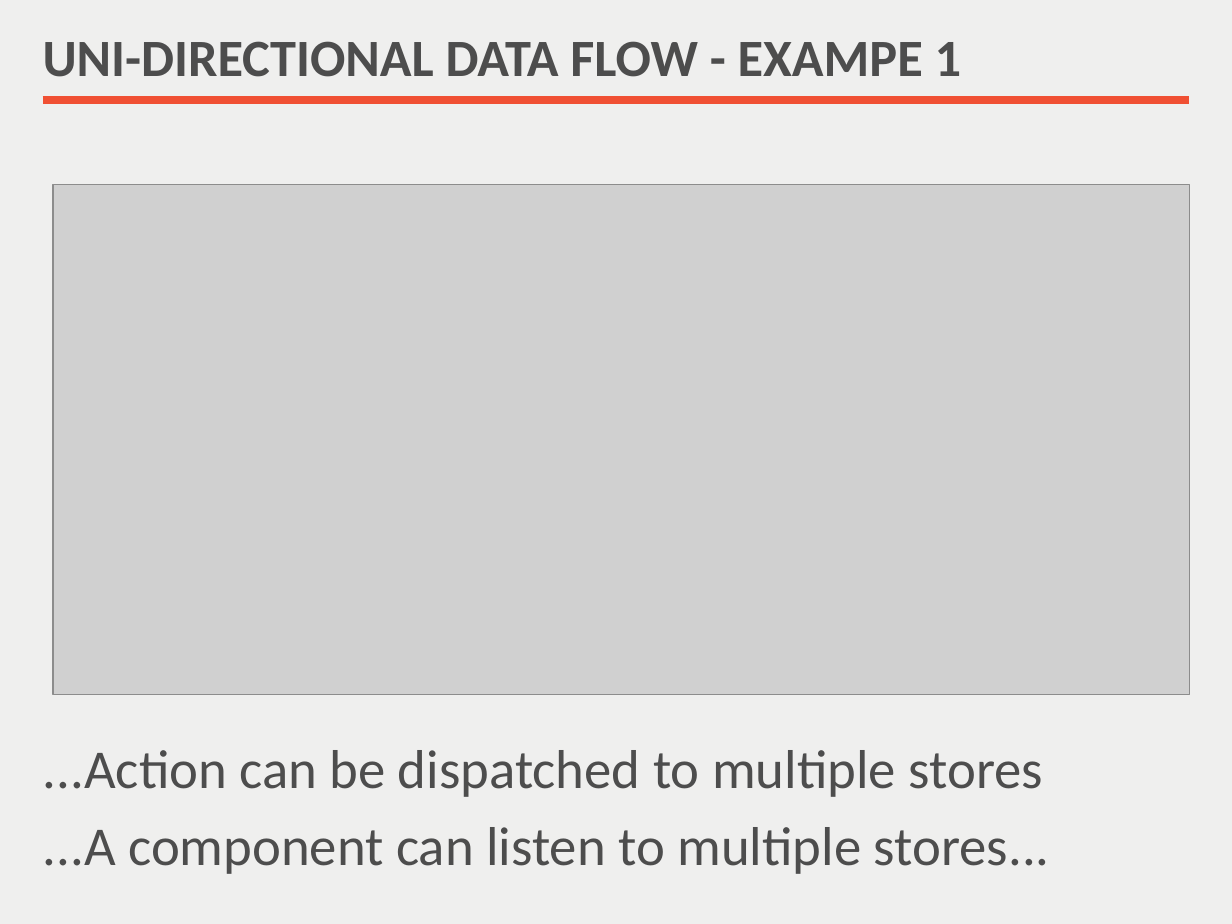
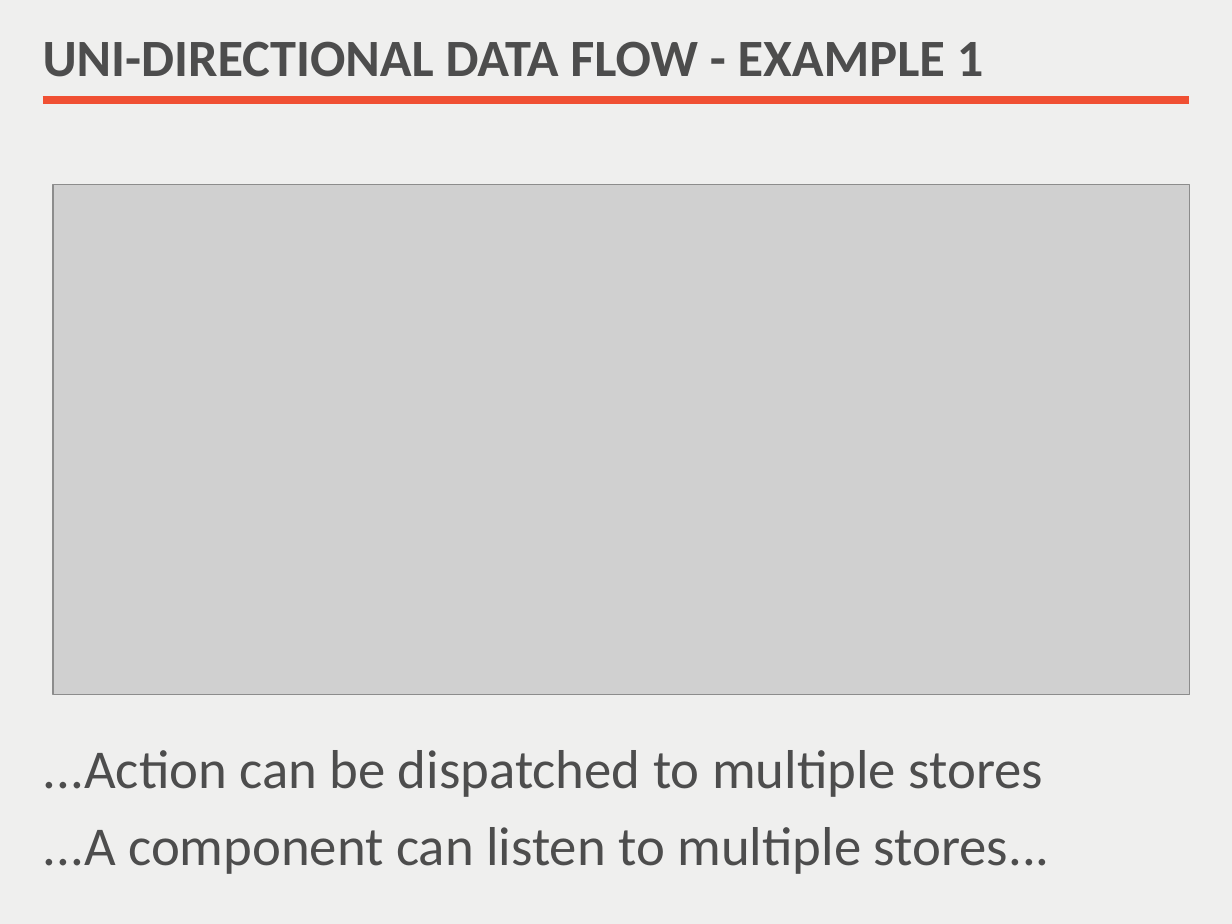
Before and after one commit to nilshartmann/react-meetup-flux, a slide deck: slide 20 of Flux Introduction.pptx (slide 10 before the commit). Drawn at 1232x924 pixels with LibreOffice and Linux fonts; fonts in the diff are those of the drawing; grey boxes stand for pictures. Boxes give left, top, right and bottom in pixels: in the first picture for what was removed or moved away, otherwise in the second. Text is boxed around its words. In the diff, an @@ line names an element or a change of style, - is before the commit and + after.

```diff
--- a/Flux Introduction.pptx
+++ b/Flux Introduction.pptx
@@ title at <box>43,41,984,77</box>: text changed @@
-UNI-DIRECTIONAL DATA FLOW - EXAMPE 1
+UNI-DIRECTIONAL DATA FLOW - EXAMPLE 1
```
Also in this commit, not shown: 7 other slides changed, 8 slides added, 3 slides removed, 1 other file.
